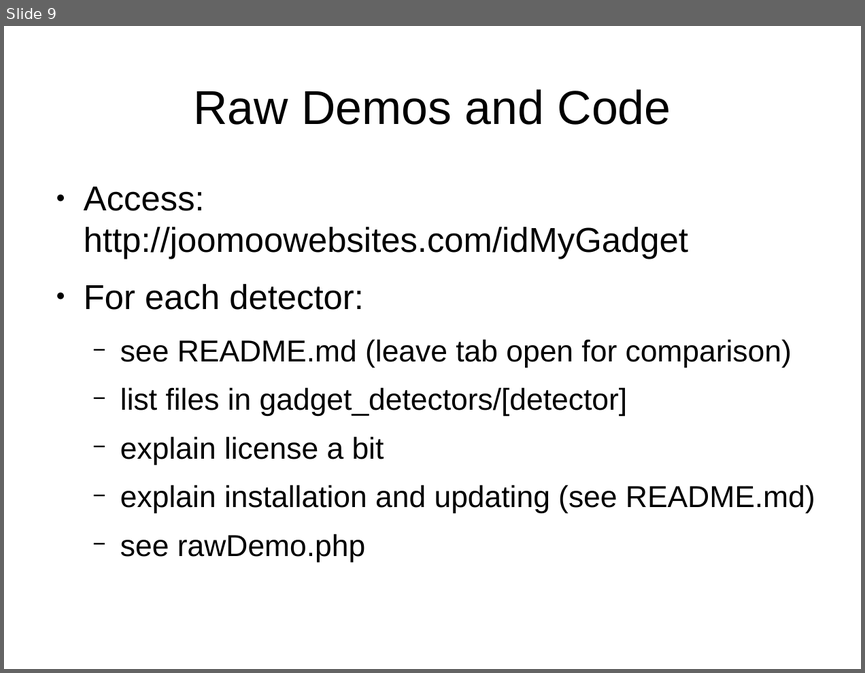
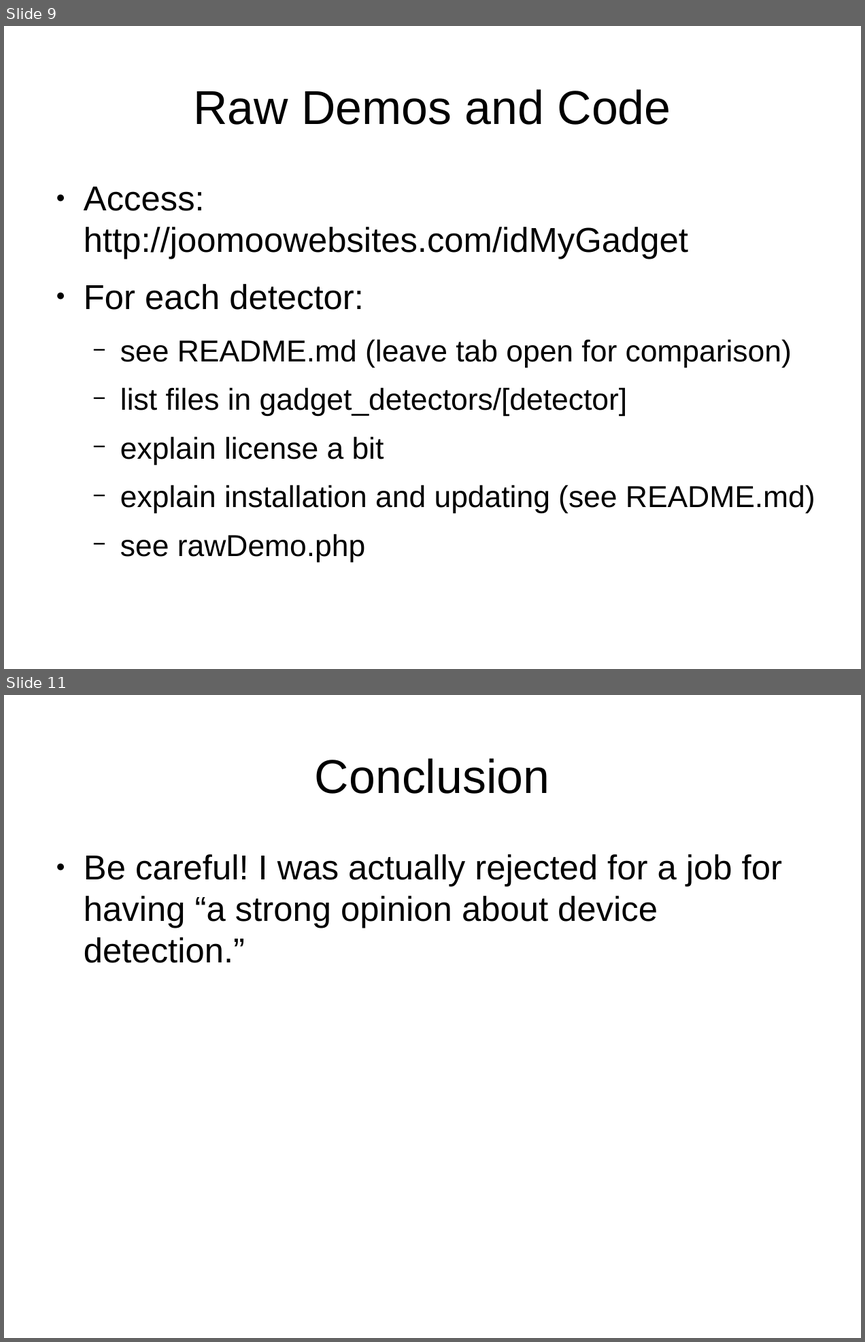
Before and after one commit to tomwhartung/jmws_accoutrements, a slide deck: presentations/2015_08-FRPUG/Device_Detection_PHP.odp. Shown one above the other, each under a label of ours: slide 9 before the commit, slides 9 and 11 after it; the slides between them are not shown. The pictures are 865x673 and 865x1342 pixels, drawn with LibreOffice and Linux fonts; fonts in the diff are those of the drawing. Boxes give left, top, right and bottom in pixels: in the first picture for what was removed or moved away, otherwise in the second. Text is boxed around its words. In the diff, an @@ line names an element or a change of style, - is before the commit and + after.

```diff
--- a/presentations/2015_08-FRPUG/Device_Detection_PHP.odp
+++ b/presentations/2015_08-FRPUG/Device_Detection_PHP.odp
@@ slide 11 added at [4,695,861,1338], background #FFFFFF @@
@@ title added at [315,758,549,794], 44 pt, text #000000 @@
+Conclusion
@@ text added at [84,854,782,963], 32 pt, text #000000 @@
+● Be careful! I was actually rejected for a job for having “a strong opinion about device detection.”
```
Also in this commit, not shown: 1 other slide added, 1 slide removed.
